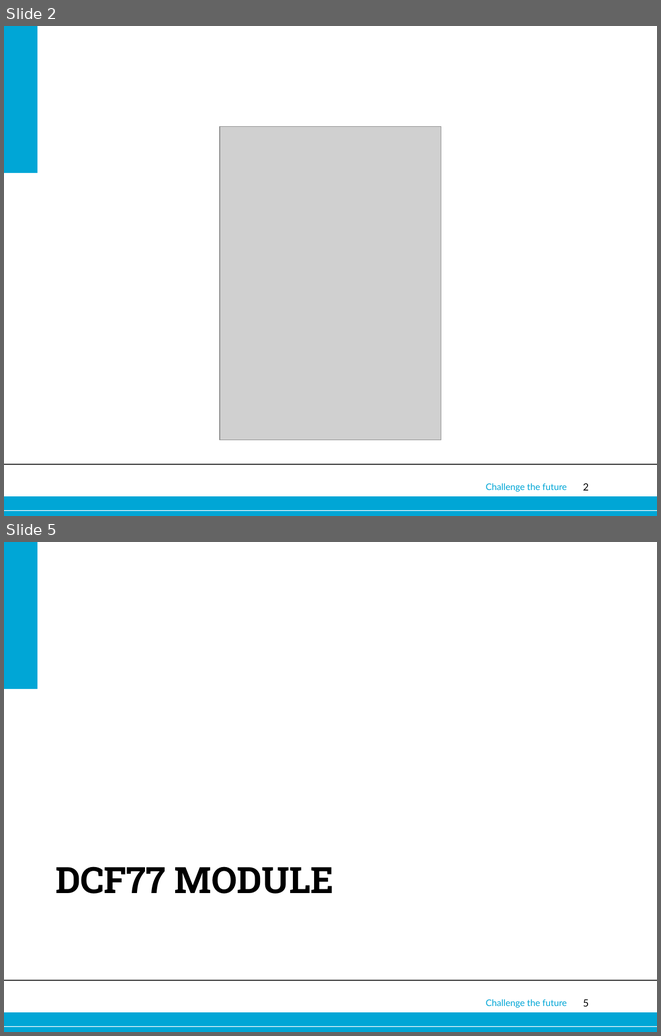
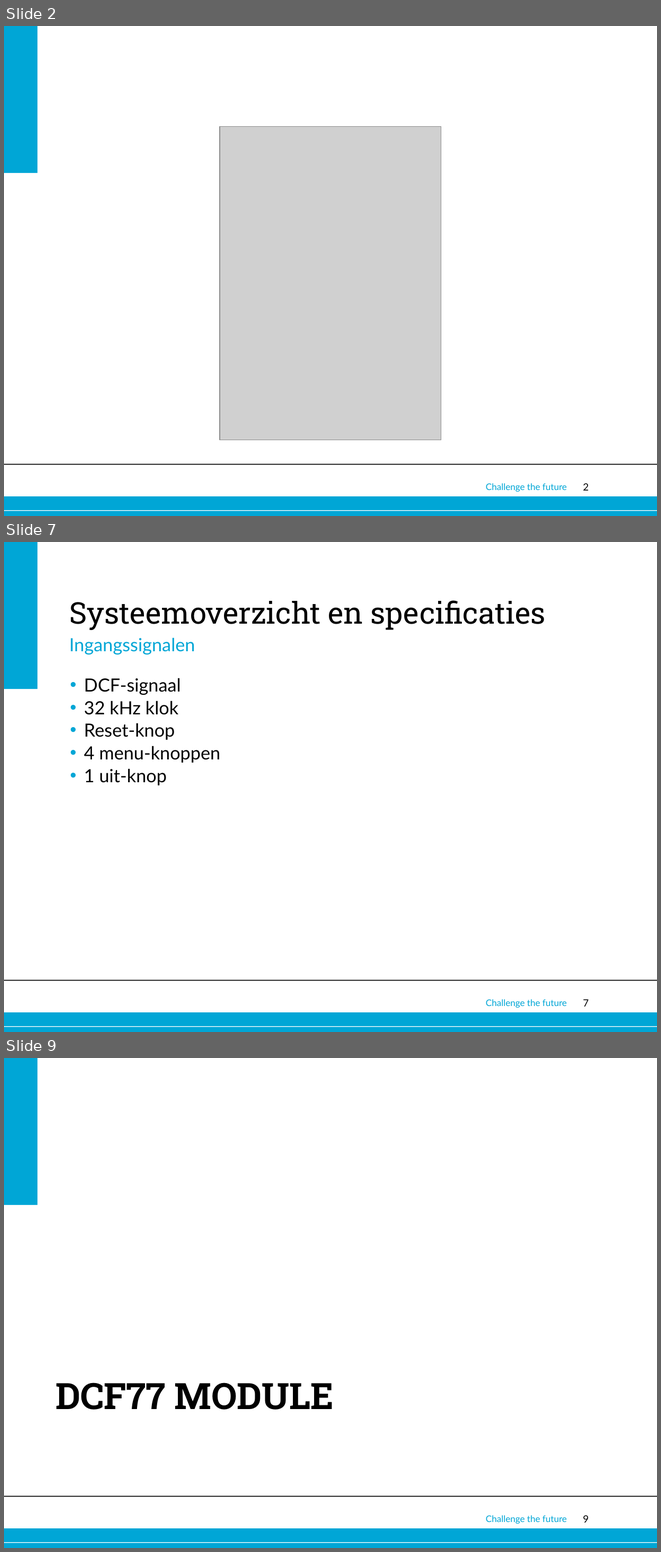
Before and after one commit to Alex-Oudsen/EPO-3, a slide deck: Presentatie/Presentatie groep A1.pptx. Shown one above the other, each under a label of ours: slides 2 and 5 before the commit, slides 2, 7 and 9 after it; the slides between them are not shown. The pictures are 661x1036 and 661x1552 pixels, drawn with LibreOffice and Linux fonts; fonts in the diff are those of the drawing; grey boxes stand for pictures; background and template pictures are left out. Boxes give left, top, right and bottom in pixels: in the first picture for what was removed or moved away, otherwise in the second. Text is boxed around its words. In the diff, an @@ line names an element or a change of style, - is before the commit and + after.

```diff
--- a/Presentatie/Presentatie groep A1.pptx
+++ b/Presentatie/Presentatie groep A1.pptx
@@ slide 7 added at [4,542,657,1032], background #FFFFFF; not listed: 6 template elements that a slide beside it also shows @@
@@ text added at [69,600,546,630], 33 pt, text #000000 @@
+Systeemoverzicht en specificaties
@@ text added at [69,637,195,655], 20 pt, text #00A6D6 @@
+Ingangssignalen
@@ text added at [84,678,221,785], 20 pt, text #000000 @@
+• DCF-signaal
+• 32 kHz klok
+• Reset-knop
+• 4 menu-knoppen
+• 1 uit-knop
@@ what was slide 5 is now slide 9 @@
@@ page number at [583,1515,589,1522]: text changed @@
-5
+9
```
Also in this commit, not shown: 2 slides changed, 6 other slides added, 1 slide removed.
